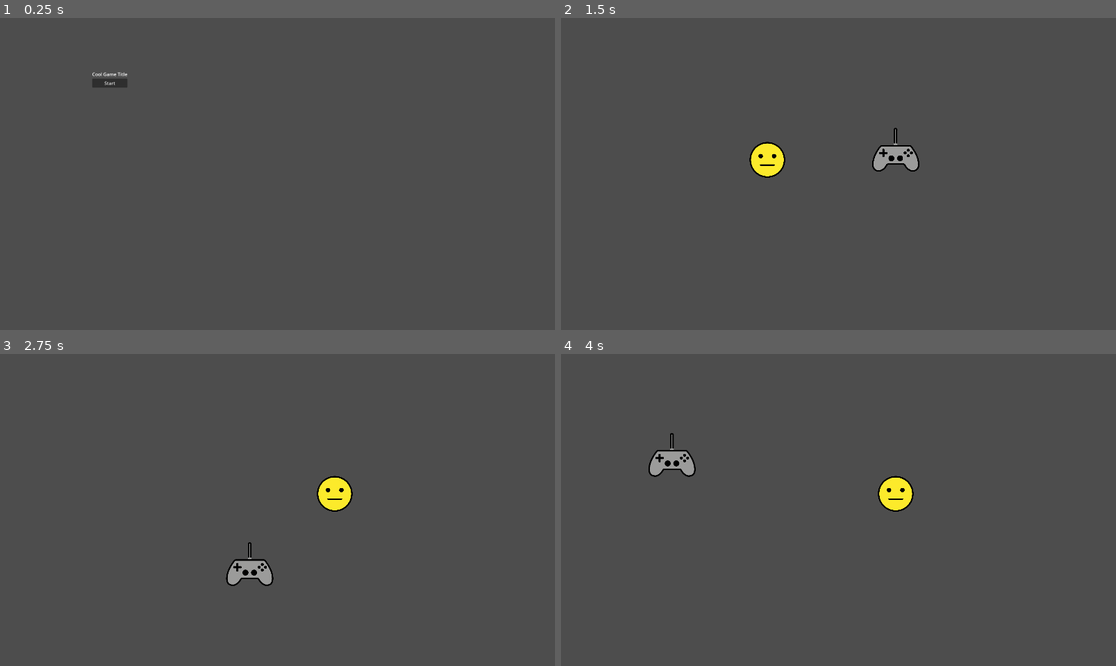
Above: before the commit, frames 1-4 (two rows, left to right).
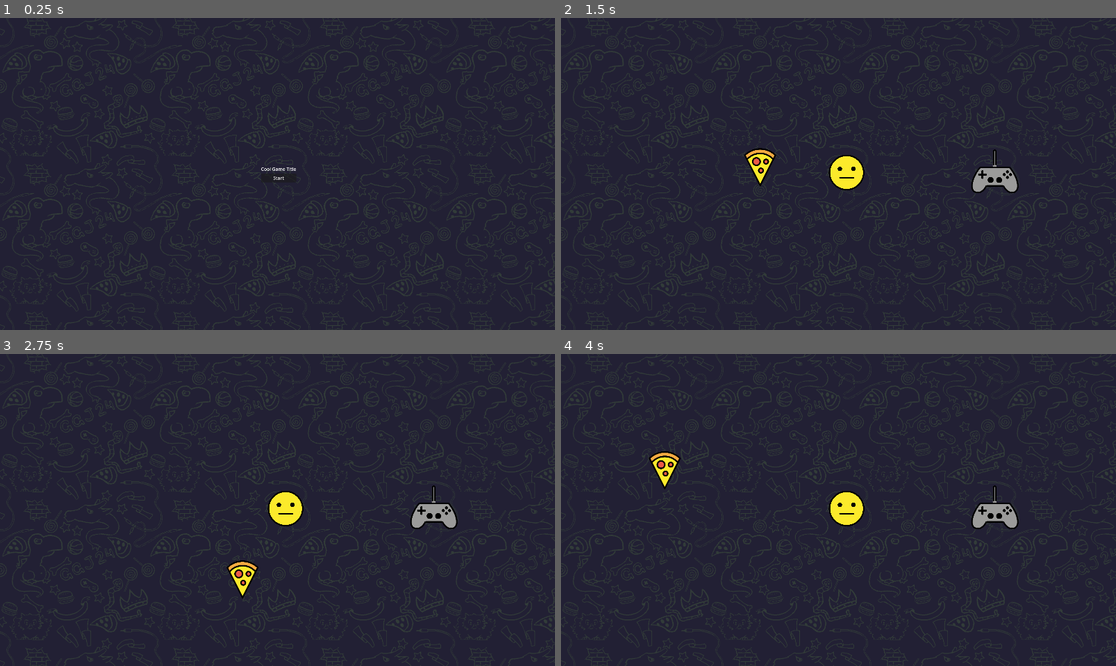
Above: after the commit, the same moments.

Repository: kothead/ggj24
Game: Godot game, scene res://Screens/TitleScreen.tscn
Same seed, same stepped clock (60 frames per second), same inputs: the game is played once before the commit and once after it.
Inputs (mouse positions are in pixels of both pictures, inside the frame that each line leads up to):
- Up to frame 1 (0.25 s): no input
- Up to frame 2 (1.5 s): click "Start" at 0.5 s; tap Enter at 1.25 s; drag from (705, 161) to (894, 158) at 1.27 s
- Up to frame 3 (2.75 s): tap Space at 2 s; drag from (333, 494) to (249, 572) at 2.02 s
- Up to frame 4 (4 s): tap Enter at 2.75 s; move the mouse to (894, 441) at 2.77 s; click (894, 441) at 2.92 s; tap Space at 3.5 s; drag from (810, 572) to (672, 463) at 3.52 s

The runs differ from the first frame. In frame 1, 100% of the frame differs, in the area x 0-100%, y 0-100%; in frame 2, 100%; in frame 3, 100%; in frame 4, 100%.

Commit message:
Level1

Diff:
--- /dev/null
+++ b/Levels/Level.gd
@@ -0,0 +1,16 @@
+extends Level
+
+var smilyFacePacked = load("res://Objects/SmilyFace.tscn")
+var roflFacePacked = load("res://Objects/ROFLFace.tscn")
+
+func _on_base_smile_intersected(bodies: Array) -> void:
+	print("_on_base_smile_intersected")
+	for body in bodies:
+		print(body.tag)
+	var merged = merge_smiles(bodies, ["PokerFace", "Pizza"], smilyFacePacked)
+	if not merged:
+		merge_smiles(bodies, ["PokerFace", "Joystick"], smilyFacePacked)
+
+	merged = merge_smiles(bodies, ["SmilyFace", "Pizza"], smilyFacePacked)
+	if not merged:
+		merge_smiles(bodies, ["SmilyFace", "Joystick"], roflFacePacked)
--- a/Levels/Level.tscn
+++ b/Levels/Level.tscn
@@ -1,13 +1,21 @@
-[gd_scene load_steps=4 format=3 uid="uid://dsbnunacmodoc"]
+[gd_scene load_steps=6 format=3 uid="uid://dsbnunacmodoc"]
 
 [ext_resource type="PackedScene" uid="uid://c633s7nk7hc4w" path="res://Levels/ParentLevel.tscn" id="1_scjbx"]
+[ext_resource type="Script" path="res://Levels/Level.gd" id="2_1wywd"]
+[ext_resource type="PackedScene" uid="uid://du2arm78e4geq" path="res://Objects/Pizza.tscn" id="2_70ij0"]
 [ext_resource type="PackedScene" uid="uid://b4go3ap0ka8qe" path="res://Objects/BaseSmile.tscn" id="2_ds08h"]
 [ext_resource type="PackedScene" uid="uid://qokxbrkjeqk2" path="res://Objects/Joystick.tscn" id="3_r8j5b"]
 
 [node name="Level" instance=ExtResource("1_scjbx")]
+script = ExtResource("2_1wywd")
+metadata/_edit_horizontal_guides_ = [538.0]
+metadata/_edit_vertical_guides_ = [984.0]
 
-[node name="PokerFace" parent="." index="1" instance=ExtResource("2_ds08h")]
-position = Vector2(492, 495)
+[node name="BaseSmile2" parent="." index="1" instance=ExtResource("2_70ij0")]
+position = Vector2(467, 532)
 
-[node name="BaseSmile" parent="." index="2" instance=ExtResource("3_r8j5b")]
-position = Vector2(1158, 460)
+[node name="PokerFace" parent="." index="2" instance=ExtResource("2_ds08h")]
+position = Vector2(988, 535)
+
+[node name="Joystick" parent="." index="4" instance=ExtResource("3_r8j5b")]
+position = Vector2(1501, 535)
--- a/Levels/ParentLevel.gd
+++ b/Levels/ParentLevel.gd
@@ -7,12 +7,18 @@
 
 # Called when the node enters the scene tree for the first time.
 func _ready() -> void:
-	pass # Replace with function body.
+	var smiles = get_tree().get_nodes_in_group("smiles")
+	for smile in smiles:
+		connect_signals(smile)
 
 
 # Called every frame. 'delta' is the elapsed time since the previous frame.
 func _process(delta: float) -> void:
 	pass
+
+
+func connect_signals(smile) -> void:
+	smile.intersected.connect(_on_base_smile_intersected)
 
 
 func _on_button_pressed() -> void:
@@ -21,9 +27,26 @@
 
 
 func _on_base_smile_intersected(bodies: Array) -> void:
+	pass
+
+
+func merge_smiles(bodies: Array, names: Array, packed_smile) -> bool:
+	var count = 0
+	var to_delete = []
 	for body in bodies:
-		remove_child(body)
-	var new_smile = base_smile_packed.instantiate()
-	new_smile.image_path = "res://Assets/Images/1F923_color.png"
-	new_smile.set_position(get_global_mouse_position())
-	add_child(new_smile)
+		if body.tag  in names:
+			count += 1
+			to_delete.append(body)
+
+	if count == len(names):
+		for body in to_delete:
+			remove_child(body)
+
+		var new_smile = packed_smile.instantiate()
+		connect_signals(new_smile)
+		new_smile.set_position(get_global_mouse_position())
+		add_child(new_smile)
+
+		return true
+
+	return false
--- a/Levels/ParentLevel.tscn
+++ b/Levels/ParentLevel.tscn
@@ -1,6 +1,7 @@
-[gd_scene load_steps=6 format=3 uid="uid://c633s7nk7hc4w"]
+[gd_scene load_steps=7 format=3 uid="uid://c633s7nk7hc4w"]
 
 [ext_resource type="Script" path="res://Levels/ParentLevel.gd" id="1_hlap0"]
+[ext_resource type="Texture2D" uid="uid://b7pa6rjeto6qo" path="res://Assets/Images/background.png" id="2_32o05"]
 
 [sub_resource type="RectangleShape2D" id="RectangleShape2D_ewshy"]
 size = Vector2(221.5, 1244)
@@ -16,6 +17,13 @@
 
 [node name="Level" type="Node2D"]
 script = ExtResource("1_hlap0")
+
+[node name="Sprite2D" type="Sprite2D" parent="."]
+texture_repeat = 2
+position = Vector2(900, 500)
+texture = ExtResource("2_32o05")
+region_enabled = true
+region_rect = Rect2(0, 0, 3840, 2160)
 
 [node name="Walls" type="Node2D" parent="."]
 position = Vector2(-108, 276)
--- a/Objects/BaseSmile.gd
+++ b/Objects/BaseSmile.gd
@@ -19,6 +19,8 @@
 @onready var area_2d = $Area2D
 
 @export_file("*.png") var image_path: String
+
+@export var tag: String
 
 signal intersected(bodies: Array)
 signal shaking(body: Node)
@@ -102,8 +104,10 @@
 	global.is_dragging = false
 	for area in area_2d.get_overlapping_areas():
 		var bodies: Array = []
+		print("self " + str(tag))
 		bodies.append(self)
 		if area.get_parent().is_in_group("smiles"):
+			print("Adding " + str(area.get_parent().tag))
 			bodies.append(area.get_parent())
 		intersected.emit(bodies)
 
--- a/Objects/BaseSmile.tscn
+++ b/Objects/BaseSmile.tscn
@@ -14,6 +14,7 @@
 collision_mask = 2
 input_pickable = true
 script = ExtResource("1_5nst3")
+tag = "BaseSmile"
 
 [node name="CollisionShape2D" type="CollisionShape2D" parent="."]
 shape = SubResource("CircleShape2D_svv1r")
--- a/Objects/Joystick.tscn
+++ b/Objects/Joystick.tscn
@@ -10,6 +10,7 @@
 radius = 233.429
 
 [node name="BaseSmile" instance=ExtResource("1_vf17m")]
+tag = "Joystick"
 
 [node name="CollisionShape2D" parent="." index="0"]
 position = Vector2(0, 83.3333)
--- /dev/null
+++ b/Objects/Pizza.tscn
@@ -0,0 +1,24 @@
+[gd_scene load_steps=5 format=3 uid="uid://du2arm78e4geq"]
+
+[ext_resource type="PackedScene" uid="uid://b4go3ap0ka8qe" path="res://Objects/BaseSmile.tscn" id="1_anv2y"]
+[ext_resource type="Texture2D" uid="uid://cm7tgk6432ryj" path="res://Assets/Images/1F355_color.png" id="2_yvw5k"]
+
+[sub_resource type="CircleShape2D" id="CircleShape2D_o20x2"]
+radius = 220.0
+
+[sub_resource type="CircleShape2D" id="CircleShape2D_2381x"]
+radius = 220.0
+
+[node name="BaseSmile" instance=ExtResource("1_anv2y")]
+tag = "Pizza"
+
+[node name="CollisionShape2D" parent="." index="0"]
+position = Vector2(0, -43.3334)
+shape = SubResource("CircleShape2D_o20x2")
+
+[node name="Sprite2D" parent="." index="1"]
+texture = ExtResource("2_yvw5k")
+
+[node name="CollisionShape2D" parent="Area2D" index="0"]
+position = Vector2(0, -36.6667)
+shape = SubResource("CircleShape2D_2381x")
--- a/Objects/PokerFace.tscn
+++ b/Objects/PokerFace.tscn
@@ -3,3 +3,4 @@
 [ext_resource type="PackedScene" uid="uid://b4go3ap0ka8qe" path="res://Objects/BaseSmile.tscn" id="1_n72mx"]
 
 [node name="BaseSmile" instance=ExtResource("1_n72mx")]
+tag = "PokerFace"
--- /dev/null
+++ b/Objects/ROFLFace.tscn
@@ -0,0 +1,10 @@
+[gd_scene load_steps=3 format=3 uid="uid://xielewcaoco0"]
+
+[ext_resource type="PackedScene" uid="uid://b4go3ap0ka8qe" path="res://Objects/BaseSmile.tscn" id="1_0jc5a"]
+[ext_resource type="Texture2D" uid="uid://2xe4xibfv3so" path="res://Assets/Images/1F923_color.png" id="2_kyhfr"]
+
+[node name="BaseSmile" instance=ExtResource("1_0jc5a")]
+tag = "ROFLFace"
+
+[node name="Sprite2D" parent="." index="1"]
+texture = ExtResource("2_kyhfr")
--- /dev/null
+++ b/Objects/SmilyFace.tscn
@@ -0,0 +1,10 @@
+[gd_scene load_steps=3 format=3 uid="uid://ccqfxfevbn82j"]
+
+[ext_resource type="PackedScene" uid="uid://b4go3ap0ka8qe" path="res://Objects/BaseSmile.tscn" id="1_cr8b0"]
+[ext_resource type="Texture2D" uid="uid://bl7l0u4uux7wt" path="res://Assets/Images/1F604_color.png" id="2_wam3v"]
+
+[node name="BaseSmile" instance=ExtResource("1_cr8b0")]
+tag = "SmilyFace"
+
+[node name="Sprite2D" parent="." index="1"]
+texture = ExtResource("2_wam3v")
--- a/Screens/FinalScreen.tscn
+++ b/Screens/FinalScreen.tscn
@@ -1,4 +1,6 @@
-[gd_scene format=3 uid="uid://cfu1x6a0fskks"]
+[gd_scene load_steps=2 format=3 uid="uid://cfu1x6a0fskks"]
+
+[ext_resource type="Texture2D" uid="uid://b7pa6rjeto6qo" path="res://Assets/Images/background.png" id="1_36b2b"]
 
 [node name="FinalScreen" type="Node2D"]
 
@@ -6,3 +8,10 @@
 offset_right = 40.0
 offset_bottom = 23.0
 text = "Win Screen"
+
+[node name="Sprite2D" type="Sprite2D" parent="."]
+texture_repeat = 2
+position = Vector2(900, 500)
+texture = ExtResource("1_36b2b")
+region_enabled = true
+region_rect = Rect2(0, 0, 3840, 2160)
--- a/Screens/TitleScreen.tscn
+++ b/Screens/TitleScreen.tscn
@@ -1,13 +1,21 @@
-[gd_scene load_steps=2 format=3 uid="uid://m56g25x3pdbs"]
+[gd_scene load_steps=3 format=3 uid="uid://m56g25x3pdbs"]
 
 [ext_resource type="Script" path="res://Screens/TitleScreen.gd" id="1_w7k53"]
+[ext_resource type="Texture2D" uid="uid://b7pa6rjeto6qo" path="res://Assets/Images/background.png" id="2_w8fs3"]
 
 [node name="TitleScreen" type="Node2D"]
 script = ExtResource("1_w7k53")
 
+[node name="Sprite2D" type="Sprite2D" parent="."]
+texture_repeat = 2
+position = Vector2(900, 500)
+texture = ExtResource("2_w8fs3")
+region_enabled = true
+region_rect = Rect2(0, 0, 3840, 2160)
+
 [node name="CenterContainer" type="CenterContainer" parent="."]
-offset_right = 760.0
-offset_bottom = 424.0
+offset_right = 1928.0
+offset_bottom = 1081.0
 size_flags_horizontal = 3
 size_flags_vertical = 3
 
--- a/project.godot
+++ b/project.godot
@@ -23,4 +23,3 @@
 
 window/size/viewport_width=1920
 window/size/viewport_height=1080
-window/size/mode=3
Not shown, added: Assets/Images/background.png.import
